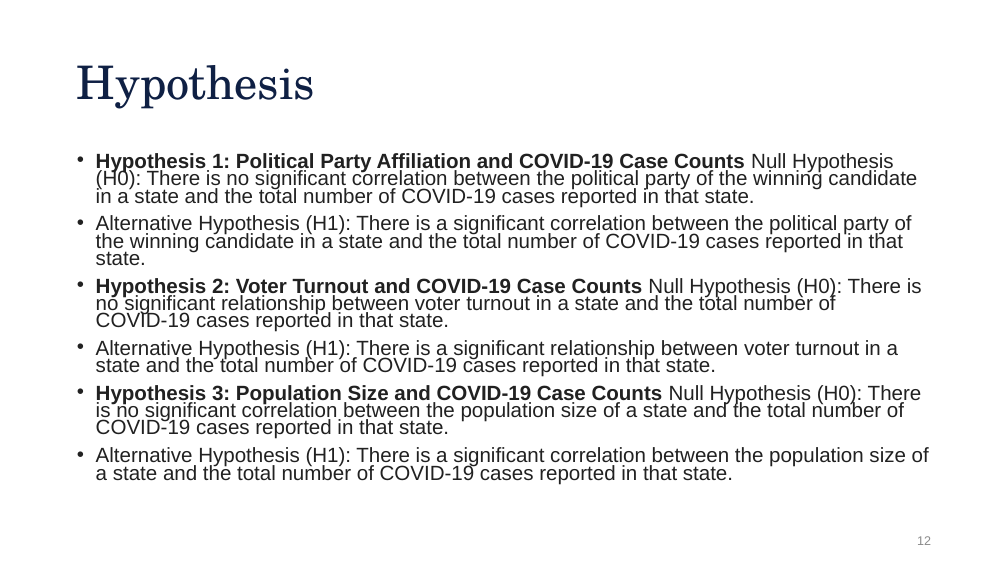
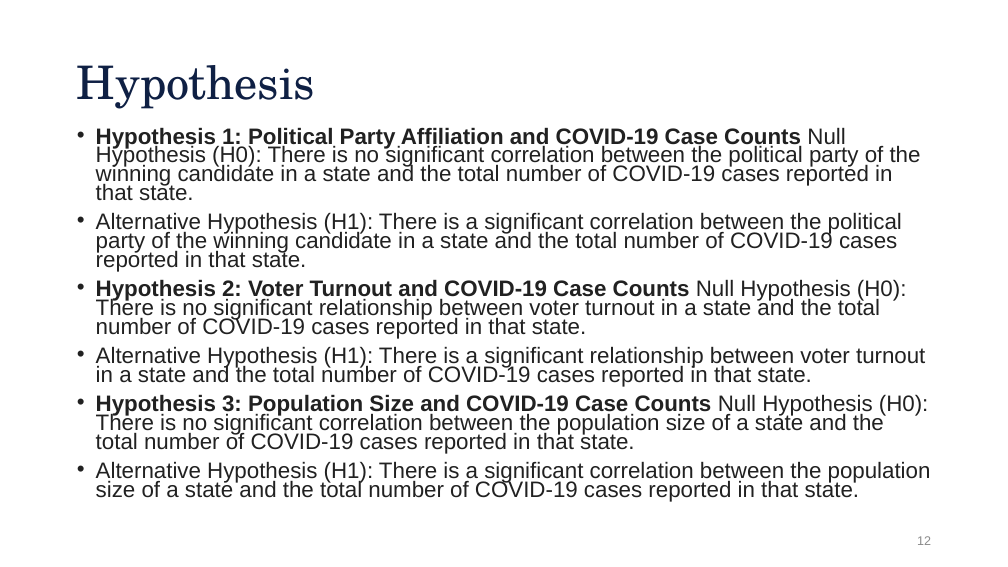
Before and after one commit to aiwayemi/Group-1, a slide deck: slide 12 of ProjPresentation.pptx. Drawn at 1008x567 pixels with LibreOffice and Linux fonts; fonts in the diff are those of the drawing; background and template pictures are left out. Boxes give left, top, right and bottom in pixels: in the first picture for what was removed or moved away, otherwise in the second. Text is boxed around its words. In the diff, an @@ line names an element or a change of style, - is before the commit and + after.

```diff
--- a/ProjPresentation.pptx
+++ b/ProjPresentation.pptx
@@ text "Hypothesis 1: Political Party Affiliation ...": place and size @@
-text "Hypothesis 1: Political Party Affiliation ..." at box(96, 153, 929, 484)
+text "Hypothesis 1: Political Party Affiliation ..." at box(96, 127, 931, 502)
@@ text "Hypothesis 1: Political Party Affiliation ..." at box(96, 127, 931, 502): size 19.6 to 21.3 pt @@
```
Also in this commit, not shown: 1 slide added.
